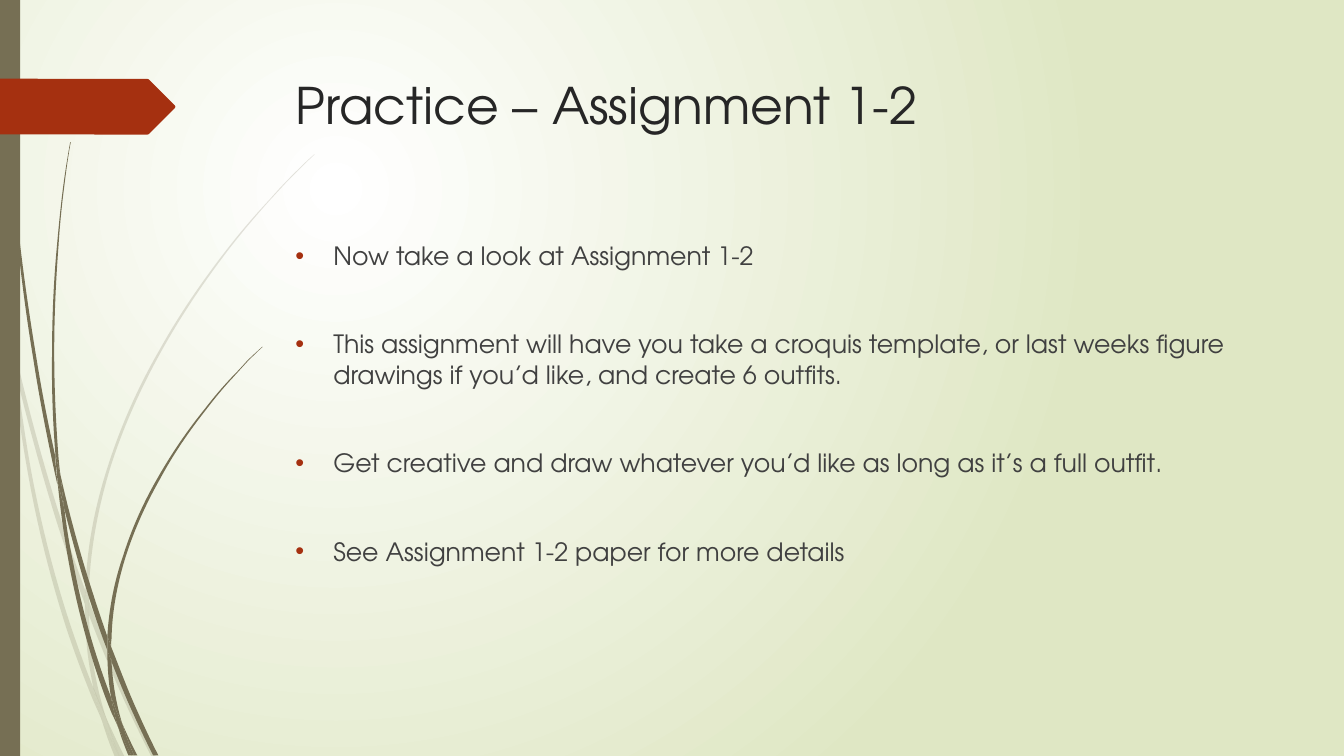
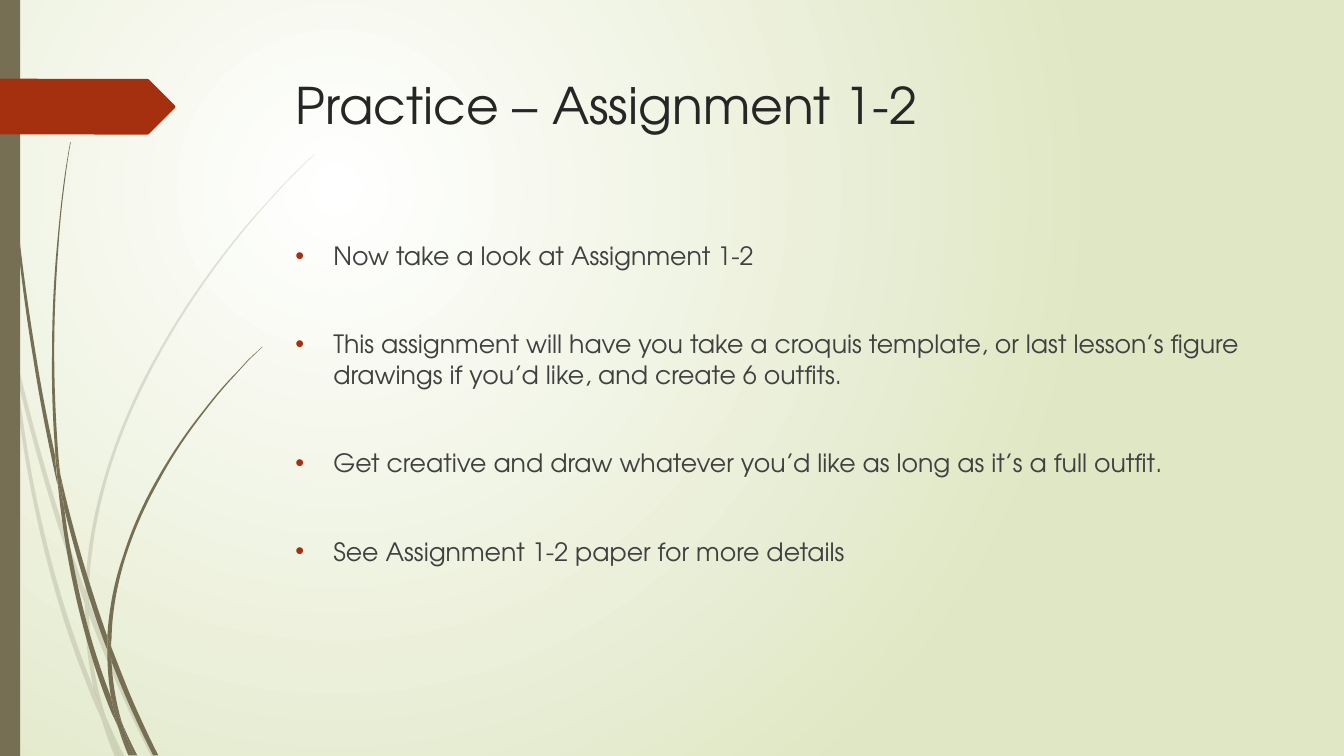
Before and after one commit to SammyKipp/FashionDesignCurriculum, a slide deck: slide 8 of Unit 1 - Figure Drawing and Illustration/Lesson 1.2.pptx. Drawn at 1344x756 pixels with LibreOffice and Linux fonts; fonts in the diff are those of the drawing. Boxes give left, top, right and bottom in pixels: in the first picture for what was removed or moved away, otherwise in the second. Text is boxed around its words. In the diff, an @@ line names an element or a change of style, - is before the commit and + after.

Commit message:
Assignment 2 done

```diff
--- a/Unit 1 - Figure Drawing and Illustration/Lesson 1.2.pptx
+++ b/Unit 1 - Figure Drawing and Illustration/Lesson 1.2.pptx
@@ text at bbox=[333, 334, 1239, 390]: text changed @@
-• This assignment will have you take a croquis template, or last weeks figure drawings if you’d like, and create 6 outfits.
+• This assignment will have you take a croquis template, or last lesson’s figure drawings if you’d like, and create 6 outfits.
```
Also in this commit, not shown: 1 other file.
